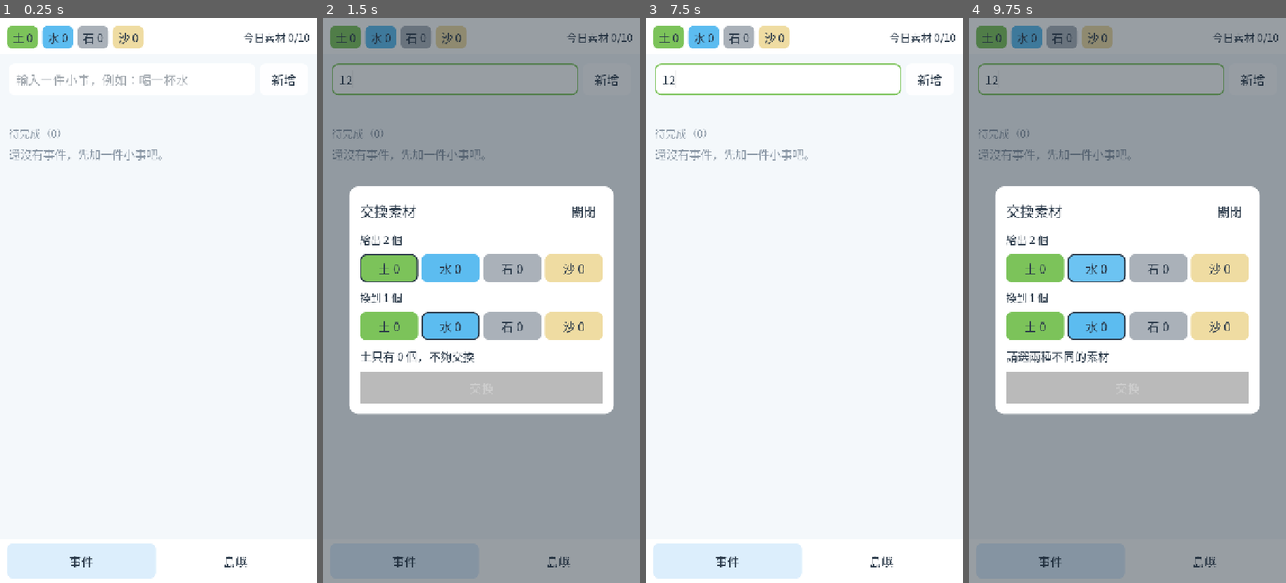
Above: before the commit, frames 1-4 (left to right).
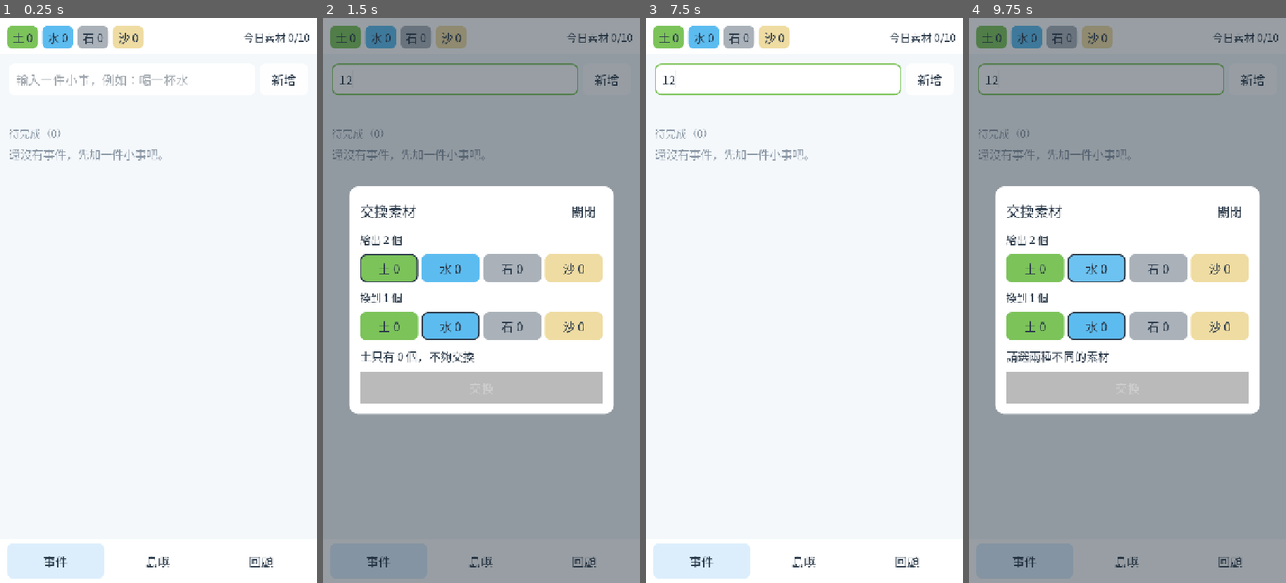
Above: after the commit, the same moments.

Repository: corgi8cm/IsLog
Game: Godot game, scene res://scenes/main.tscn
Two runs of this game, one before a commit and one after it. Both use one fixed random seed, a clock stepped at 60 frames per second and the inputs below.
Inputs (mouse positions are in pixels of both pictures, inside the frame that each line leads up to):
- Up to frame 1 (0.25 s): no input
- Up to frame 2 (1.5 s): click (456, 80) at 0.52 s; type "12" at 0.6 s; click "土 0" at 1.25 s
- Up to frame 3 (7.5 s): click "水 0" at 2 s; click "石 0" at 2.75 s; click "沙 0" at 3.5 s; click "事件" at 4.25 s; click "島嶼" at 5 s; click (905, 560) at 5.75 s, where only the run after the commit has a clickable "回顧"; click "新增" at 6.5 s; click "關閉" at 7.25 s
- Up to frame 4 (9.75 s): click "土 0" at 8 s; click "土 0" at 8.75 s; click "水 0" at 9.5 s

The runs differ from the first frame. In frame 1, 1.4% of the frame differs, in the area x 13-87%, y 93-100%; in frame 2, 0.3%; in frame 3, 1.4%; in frame 4, 0.3%.

Commit message:
事件回顧：統計、月曆、時間軸，可從回顧再做一次
Co-Authored-By: Claude Opus 5.5 <noreply@anthropic.com>

Diff:
--- a/scripts/core/materials.gd
+++ b/scripts/core/materials.gd
@@ -47,6 +47,18 @@
 	return _side_colors.get(type, Color.MAGENTA)
 
 
+## 素材清單 → 「土×2、水、石」。
+static func summary(rewards: Array, empty_text: String = "沒有素材") -> String:
+	if rewards.is_empty():
+		return empty_text
+	var parts := []
+	for t in TYPES:
+		var n := rewards.count(t)
+		if n > 0:
+			parts.append(display_name(t) + ("×%d" % n if n > 1 else ""))
+	return "、".join(parts)
+
+
 static func empty_inventory() -> Dictionary:
 	var inv := {}
 	for t in TYPES:
--- /dev/null
+++ b/scripts/core/review.gd
@@ -0,0 +1,90 @@
+class_name Review
+extends RefCounted
+## 事件回顧：從玩家資料整理出每天完成了什麼、連續天數與常做的事。純邏輯。
+
+
+## 某一天完成的項目。每項：{kind: "event"|"subtask", event, sub, title, rewards, plant, visitor}
+## 子事件只列出「自己打勾、而且母事件不是同一天完成」的那些（同一天完成的會顯示在母事件底下）。
+static func entries_on(data: GameData, date: String) -> Array:
+	var out := []
+	for ev in data.events:
+		if ev.done_date == date:
+			out.append({"kind": "event", "event": ev, "sub": {}, "title": ev.title,
+				"rewards": ev.rewards, "plant": ev.plant, "visitor": ev.visitor, "at": ev.done_at})
+		for sub in ev.subtasks:
+			if sub.done_date == date and sub.self_done and ev.done_date != date:
+				out.append({"kind": "subtask", "event": ev, "sub": sub, "title": sub.title,
+					"rewards": sub.rewards, "plant": "", "visitor": "", "at": sub.done_at})
+	out.sort_custom(func(a, b): return a.at > b.at)
+	return out
+
+
+## 每天完成的件數（一般事件、母事件、自己打勾的子事件各算 1）。回傳 {date: count}。
+static func counts_by_date(data: GameData) -> Dictionary:
+	var counts := {}
+	for ev in data.events:
+		if ev.done_date != "":
+			counts[ev.done_date] = counts.get(ev.done_date, 0) + 1
+		for sub in ev.subtasks:
+			if sub.done_date != "" and sub.self_done:
+				counts[sub.done_date] = counts.get(sub.done_date, 0) + 1
+	return counts
+
+
+## 有完成事件的日期，新的在前。
+static func active_dates(data: GameData) -> Array:
+	var dates := counts_by_date(data).keys()
+	dates.sort()
+	dates.reverse()
+	return dates
+
+
+## 連續照顧天數：從今天往前數，每天都有完成事件的天數；今天還沒完成時從昨天開始算。
+static func streak(data: GameData, today: String) -> int:
+	var counts := counts_by_date(data)
+	var day := today
+	if not counts.has(day):
+		day = IslandData.days_ago(today, 1)
+	var n := 0
+	while counts.has(day):
+		n += 1
+		day = IslandData.days_ago(day, 1)
+	return n
+
+
+## 最常做的事：依完成次數排序的 [標題, 次數]，最多 limit 筆；次數相同時依標題排序。
+static func top_titles(data: GameData, limit: int = 3) -> Array:
+	var counts := {}
+	for ev in data.events:
+		if ev.done_date != "":
+			counts[ev.title] = counts.get(ev.title, 0) + 1
+	var list := []
+	for t in counts:
+		list.append([t, counts[t]])
+	list.sort_custom(func(a, b): return a[1] > b[1] or (a[1] == b[1] and a[0] < b[0]))
+	return list.slice(0, limit)
+
+
+# --- 日期工具 -------------------------------------------------------------
+
+static func parse(date: String) -> Dictionary:
+	return Time.get_datetime_dict_from_datetime_string(date + "T00:00:00", true)
+
+
+static func make_date(year: int, month: int, day: int) -> String:
+	return "%04d-%02d-%02d" % [year, month, day]
+
+
+static func days_in_month(year: int, month: int) -> int:
+	var next := make_date(year + (1 if month == 12 else 0), 1 if month == 12 else month + 1, 1)
+	return int(parse(IslandData.days_ago(next, 1)).day)
+
+
+## 0 = 星期日。
+static func weekday(date: String) -> int:
+	return int(parse(date).weekday)
+
+
+static func label(date: String) -> String:
+	var d := parse(date)
+	return "%d 月 %d 日（%s）" % [d.month, d.day, "日一二三四五六"[int(d.weekday)]]
--- a/scripts/ui/events_page.gd
+++ b/scripts/ui/events_page.gd
@@ -87,7 +87,7 @@
 	if result.capped:
 		lines.append("今天的素材已經拿滿 %d 件了" % GameData.DAILY_LIMIT)
 	else:
-		lines.append("子事件完成：" + _reward_summary(result.rewards))
+		lines.append("子事件完成：" + Materials.summary(result.rewards))
 	if not result.parent.is_empty():
 		lines.append("全部完成！" + _event_reward_line(result.parent))
 	_toast_result(lines, result)
@@ -96,7 +96,7 @@
 func _event_reward_line(result: Dictionary) -> String:
 	if result.capped:
 		return "今天的素材已經拿滿 %d 件了，明天再來！" % GameData.DAILY_LIMIT
-	var text := "獲得素材：" + _reward_summary(result.rewards)
+	var text := "獲得素材：" + Materials.summary(result.rewards)
 	if result.get("bonus", 0) > 0:
 		text += "（子事件加成 +%d）" % result.bonus
 	if result.plant != "":
@@ -110,18 +110,6 @@
 	var capped: bool = result.capped and result.get("parent", {}).get("capped", true)
 	_show_toast("
 ".join(lines), Color("b07a2a") if capped else Color("4f8a34"))
-
-
-## 素材清單 → 「土×2、水、石」
-static func _reward_summary(rewards: Array) -> String:
-	if rewards.is_empty():
-		return "沒有素材"
-	var parts := []
-	for t in Materials.TYPES:
-		var n := rewards.count(t)
-		if n > 0:
-			parts.append(Materials.display_name(t) + ("×%d" % n if n > 1 else ""))
-	return "、".join(parts)
 
 
 func _redo(ev: Dictionary) -> void:
@@ -240,7 +228,7 @@
 		row.add_child(_title_label(sub.title, UiKit.TEXT_COLOR, 26))
 	else:
 		row.add_child(_title_label("✓ " + sub.title, DONE_COLOR, 26))
-		var r := UiKit.label(_reward_summary(sub.rewards), 22)
+		var r := UiKit.label(Materials.summary(sub.rewards), 22)
 		r.add_theme_color_override("font_color", DONE_COLOR)
 		row.add_child(r)
 	row.add_child(_small_button("刪除", Color("f6f0f0"), Game.delete_subtask.bind(ev.id, sub.id)))
@@ -276,7 +264,7 @@
 	if progress.y > 0:
 		title += "（子事件 %d）" % progress.y
 	row.add_child(_title_label(title, DONE_COLOR))
-	var reward_text := _reward_summary(ev.rewards)
+	var reward_text := Materials.summary(ev.rewards)
 	if ev.plant != "":
 		reward_text += "＋" + Catalog.plant_name(ev.plant)
 	var r := UiKit.label(reward_text, 22)
--- a/scripts/ui/main.gd
+++ b/scripts/ui/main.gd
@@ -3,6 +3,7 @@
 
 const EventsPage := preload("res://scripts/ui/events_page.gd")
 const IslandPage := preload("res://scripts/ui/island_page.gd")
+const ReviewPage := preload("res://scripts/ui/review_page.gd")
 
 var _pages: Array[Control] = []
 var _tabs: Array[Button] = []
@@ -29,7 +30,7 @@
 	content.size_flags_vertical = SIZE_EXPAND_FILL
 	content.clip_contents = true
 	col.add_child(content)
-	for page in [EventsPage.new(), IslandPage.new()]:
+	for page in [EventsPage.new(), IslandPage.new(), ReviewPage.new()]:
 		page.set_anchors_preset(PRESET_FULL_RECT)
 		content.add_child(page)
 		_pages.append(page)
@@ -127,7 +128,7 @@
 	var row := HBoxContainer.new()
 	row.add_theme_constant_override("separation", 12)
 	panel.add_child(row)
-	var names := ["事件", "島嶼"]
+	var names := ["事件", "島嶼", "回顧"]
 	for i in names.size():
 		var b := UiKit.button(names[i], _show_page.bind(i))
 		b.size_flags_horizontal = SIZE_EXPAND_FILL
--- /dev/null
+++ b/scripts/ui/review_page.gd
@@ -0,0 +1,258 @@
+extends Control
+## 回顧頁：統計、月曆（點日期看當天）與時間軸（依日期列出全部）。
+
+const PAGE_BG := Color("f4f8fb")
+const MUTED := Color("8a97a5")
+const ACTIVE_LOW := Color("dcefcf")
+const ACTIVE_HIGH := Color("8cc96a")
+const SELECTED_BORDER := Color("2b3a4a")
+const MODE_CALENDAR := 0
+const MODE_TIMELINE := 1
+
+var _mode := MODE_CALENDAR
+var _year := 0
+var _month := 0
+var _selected := ""
+var _content: VBoxContainer
+var _mode_buttons: Array[Button] = []
+var _toast: Label
+
+
+func _ready() -> void:
+	var bg := ColorRect.new()
+	bg.color = PAGE_BG
+	bg.set_anchors_preset(PRESET_FULL_RECT)
+	add_child(bg)
+
+	var scroll := ScrollContainer.new()
+	scroll.set_anchors_preset(PRESET_FULL_RECT)
+	scroll.horizontal_scroll_mode = ScrollContainer.SCROLL_MODE_DISABLED
+	add_child(scroll)
+	var margin := MarginContainer.new()
+	margin.size_flags_horizontal = SIZE_EXPAND_FILL
+	for side in ["left", "right", "top", "bottom"]:
+		margin.add_theme_constant_override("margin_" + side, 20)
+	scroll.add_child(margin)
+	_content = VBoxContainer.new()
+	_content.add_theme_constant_override("separation", 14)
+	margin.add_child(_content)
+
+	var today := Review.parse(Game.today())
+	_year = today.year
+	_month = today.month
+	_selected = Game.today()
+	Game.changed.connect(_rebuild)
+	visibility_changed.connect(func(): if visible: _rebuild())
+	_rebuild()
+
+
+func _rebuild() -> void:
+	if not is_inside_tree():
+		return
+	for c in _content.get_children():
+		c.queue_free()
+	_mode_buttons.clear()
+	_content.add_child(_stats_card())
+	_content.add_child(_mode_bar())
+	_toast = UiKit.label("", 24)
+	_toast.add_theme_color_override("font_color", Color("4f8a34"))
+	_toast.horizontal_alignment = HORIZONTAL_ALIGNMENT_CENTER
+	_toast.visible = false
+	_content.add_child(_toast)
+	if _mode == MODE_CALENDAR:
+		_content.add_child(_calendar())
+		_content.add_child(_day_section(_selected))
+	else:
+		var dates := Review.active_dates(Game.data)
+		if dates.is_empty():
+			_content.add_child(_muted("還沒有完成的事件。完成一件小事，這裡就會開始記錄。"))
+		for d in dates:
+			_content.add_child(_day_section(d))
+
+
+# --- 統計 ---------------------------------------------------------------
+
+func _stats_card() -> Control:
+	var panel := _card(Color.WHITE)
+	var col: VBoxContainer = panel.get_child(0)
+	var row := HBoxContainer.new()
+	row.add_theme_constant_override("separation", 10)
+	col.add_child(row)
+	var streak := Review.streak(Game.data, Game.today())
+	for item in [["累計完成", "%d 件" % Game.data.total_completed],
+			["連續照顧", "%d 天" % streak],
+			["記錄天數", "%d 天" % Review.active_dates(Game.data).size()]]:
+		var box := VBoxContainer.new()
+		box.size_flags_horizontal = SIZE_EXPAND_FILL
+		var n := UiKit.label(item[1], 34)
+		n.horizontal_alignment = HORIZONTAL_ALIGNMENT_CENTER
+		var t := _muted(item[0], 22)
+		t.horizontal_alignment = HORIZONTAL_ALIGNMENT_CENTER
+		box.add_child(n)
+		box.add_child(t)
+		row.add_child(box)
+	var top := Review.top_titles(Game.data, 3)
+	if not top.is_empty():
+		var names := []
+		for t in top:
+			names.append("%s ×%d" % [t[0], t[1]])
+		var l := _muted("最常做的事：" + "、".join(names), 24)
+		l.autowrap_mode = TextServer.AUTOWRAP_WORD_SMART
+		col.add_child(l)
+	return panel
+
+
+func _mode_bar() -> Control:
+	var row := HBoxContainer.new()
+	row.add_theme_constant_override("separation", 10)
+	for i in 2:
+		var b := UiKit.button(["日曆", "時間軸"][i], _set_mode.bind(i))
+		b.size_flags_horizontal = SIZE_EXPAND_FILL
+		b.add_theme_stylebox_override("normal", UiKit.box(Color("dceefc") if _mode == i else Color.WHITE, 14))
+		row.add_child(b)
+		_mode_buttons.append(b)
+	return row
+
+
+func _set_mode(mode: int) -> void:
+	_mode = mode
+	_rebuild()
+
+
+# --- 月曆 ---------------------------------------------------------------
+
+func _calendar() -> Control:
+	var panel := _card(Color.WHITE)
+	var col: VBoxContainer = panel.get_child(0)
+	var head := HBoxContainer.new()
+	col.add_child(head)
+	head.add_child(UiKit.button("‹", _shift_month.bind(-1)))
+	var title := UiKit.label("%d 年 %d 月" % [_year, _month], 30)
+	title.size_flags_horizontal = SIZE_EXPAND_FILL
+	title.horizontal_alignment = HORIZONTAL_ALIGNMENT_CENTER
+	head.add_child(title)
+	head.add_child(UiKit.button("›", _shift_month.bind(1)))
+
+	var grid := GridContainer.new()
+	grid.columns = 7
+	grid.add_theme_constant_override("h_separation", 6)
+	grid.add_theme_constant_override("v_separation", 6)
+	col.add_child(grid)
+	for w in "日一二三四五六":
+		var l := _muted(w, 22)
+		l.horizontal_alignment = HORIZONTAL_ALIGNMENT_CENTER
+		l.size_flags_horizontal = SIZE_EXPAND_FILL
+		grid.add_child(l)
+	var first := Review.make_date(_year, _month, 1)
+	for i in Review.weekday(first):
+		grid.add_child(Control.new())
+	var counts := Review.counts_by_date(Game.data)
+	var today := Game.today()
+	for day in Review.days_in_month(_year, _month):
+		var date := Review.make_date(_year, _month, day + 1)
+		var n: int = counts.get(date, 0)
+		var bg := Color("f1f4f7")
+		if n > 0:
+			bg = ACTIVE_LOW.lerp(ACTIVE_HIGH, clampf((n - 1) / 5.0, 0.0, 1.0))
+		var b := Button.new()
+		b.text = str(day + 1)
+		b.focus_mode = FOCUS_NONE
+		b.size_flags_horizontal = SIZE_EXPAND_FILL
+		b.custom_minimum_size = Vector2(0, 64)
+		b.add_theme_font_size_override("font_size", 24)
+		var border := SELECTED_BORDER if date == _selected else (Color("7cc35a") if date == today else Color.TRANSPARENT)
+		var sb := UiKit.box(bg, 10, border)
+		sb.set_content_margin_all(4)
+		for state in ["normal", "hover", "pressed"]:
+			b.add_theme_stylebox_override(state, sb)
+		b.pressed.connect(_select_date.bind(date))
+		grid.add_child(b)
+	return panel
+
+
+func _shift_month(delta: int) -> void:
+	_month += delta
+	if _month < 1:
+		_month = 12
+		_year -= 1
+	elif _month > 12:
+		_month = 1
+		_year += 1
+	_rebuild()
+
+
+func _select_date(date: String) -> void:
+	_selected = date
+	_rebuild()
+
+
+# --- 某一天 -------------------------------------------------------------
+
+func _day_section(date: String) -> Control:
+	var col := VBoxContainer.new()
+	col.add_theme_constant_override("separation", 8)
+	var entries := Review.entries_on(Game.data, date)
+	var head := _muted("%s · %d 件" % [Review.label(date), entries.size()], 24)
+	col.add_child(head)
+	if entries.is_empty():
+		col.add_child(_muted("這天沒有完成的事件。", 24))
+	for e in entries:
+		col.add_child(_entry_card(e))
+	return col
+
+
+func _entry_card(e: Dictionary) -> Control:
+	var panel := _card(Color.WHITE)
+	var col: VBoxContainer = panel.get_child(0)
+	var row := HBoxContainer.new()
+	row.add_theme_constant_override("separation", 10)
+	col.add_child(row)
+	var title: String = e.title
+	if e.kind == "subtask":
+		title = "%s（%s 的子事件）" % [e.title, e.event.title]
+	var t := UiKit.label("✓ " + title, 28)
+	t.size_flags_horizontal = SIZE_EXPAND_FILL
+	t.autowrap_mode = TextServer.AUTOWRAP_WORD_SMART
+	row.add_child(t)
+	if e.kind == "event":
+		row.add_child(UiKit.button("再做一次", _redo.bind(e.event)))
+	if e.kind == "event" and not e.event.subtasks.is_empty():
+		var subs := []
+		for sub in e.event.subtasks:
+			subs.append(sub.title)
+		var s := _muted("子事件：" + "、".join(subs), 22)
+		s.autowrap_mode = TextServer.AUTOWRAP_WORD_SMART
+		col.add_child(s)
+	var parts := ["素材：" + Materials.summary(e.rewards, "沒有")]
+	if e.plant != "":
+		parts.append("植物：" + Catalog.plant_name(e.plant))
+	if e.visitor != "":
+		parts.append("來訪：" + Catalog.animal_name(e.visitor))
+	col.add_child(_muted("　".join(parts), 22))
+	return panel
+
+
+func _redo(ev: Dictionary) -> void:
+	var titles := []
+	for sub in ev.subtasks:
+		titles.append(sub.title)
+	Game.add_event(ev.title, titles)
+	_toast.text = "已加回待完成：" + ev.title
+	_toast.visible = true
+
+
+# --- 小工具 -------------------------------------------------------------
+
+func _card(bg: Color) -> PanelContainer:
+	var panel := PanelContainer.new()
+	panel.add_theme_stylebox_override("panel", UiKit.box(bg, 16))
+	var col := VBoxContainer.new()
+	col.add_theme_constant_override("separation", 8)
+	panel.add_child(col)
+	return panel
+
+
+func _muted(text: String, font_size: int = 24) -> Label:
+	var l := UiKit.label(text, font_size)
+	l.add_theme_color_override("font_color", MUTED)
+	return l
--- a/tests/run_tests.gd
+++ b/tests/run_tests.gd
@@ -174,6 +174,53 @@
 func test_draw_order_back_to_front() -> void:
 	check(Iso.draw_key(Vector2i(0, 0), 9) < Iso.draw_key(Vector2i(1, 0), 0), "後方高處應先畫")
 	check(Iso.draw_key(Vector2i(2, 2), 0) < Iso.draw_key(Vector2i(2, 2), 1), "同位置低的先畫")
+
+
+# --- 事件回顧 -------------------------------------------------------------
+
+func test_review_entries_and_counts() -> void:
+	var g := GameData.new()
+	var rng := _rng()
+	var a := g.add_event("喝水", 10)
+	g.complete_event(a.id, "2026-11-10", 100, rng)
+	var p := g.add_event("整理房間", 10, ["收衣服", "擦桌子"])
+	g.complete_subtask(p.id, p.subtasks[0].id, "2026-11-10", 200, rng)
+	g.complete_subtask(p.id, p.subtasks[1].id, "2026-11-11", 300, rng)
+	var e10 := Review.entries_on(g, "2026-11-10")
+	check(e10.size() == 2, "11/10：喝水 + 子事件收衣服")
+	check(e10[0].kind == "subtask" and e10[0].title == "收衣服", "較晚完成的排前面")
+	var e11 := Review.entries_on(g, "2026-11-11")
+	check(e11.size() == 1 and e11[0].kind == "event", "11/11：母事件自動完成，同天完成的子事件併在母事件裡")
+	var counts := Review.counts_by_date(g)
+	check(counts["2026-11-10"] == 2 and counts["2026-11-11"] == 2, "每天件數含子事件")
+	check(Review.active_dates(g) == ["2026-11-11", "2026-11-10"], "日期新的在前")
+
+
+func test_review_streak() -> void:
+	var g := GameData.new()
+	var rng := _rng()
+	for d in ["2026-11-05", "2026-11-07", "2026-11-08", "2026-11-09"]:
+		g.complete_event(g.add_event("x", 0).id, d, 0, rng)
+	check(Review.streak(g, "2026-11-09") == 3, "今天有完成：連續 3 天")
+	check(Review.streak(g, "2026-11-10") == 3, "今天還沒完成：從昨天算起")
+	check(Review.streak(g, "2026-11-11") == 0, "斷掉了")
+
+
+func test_review_top_titles() -> void:
+	var g := GameData.new()
+	var rng := _rng()
+	for t in ["喝水", "散步", "喝水", "讀書", "喝水", "散步"]:
+		g.complete_event(g.add_event(t, 0).id, "2026-11-10", 0, rng)
+	g.add_event("喝水", 0)
+	var top := Review.top_titles(g, 2)
+	check(top == [["喝水", 3], ["散步", 2]], "最常做的事（未完成的不算）")
+
+
+func test_review_dates() -> void:
+	check(Review.days_in_month(2026, 2) == 28 and Review.days_in_month(2028, 2) == 29, "二月天數")
+	check(Review.days_in_month(2026, 12) == 31, "十二月天數")
+	check(Review.weekday("2026-11-12") == 4, "2026-11-12 是星期四")
+	check(Review.label("2026-11-12") == "11 月 12 日（四）", "日期標籤")
 
 
 func test_exchange_two_for_one() -> void:
--- a/tests/screenshot.gd
+++ b/tests/screenshot.gd
@@ -17,6 +17,11 @@
 		game.add_event(title)
 	for i in 2:
 		game.complete_event(game.data.events[i].id)
+	for back in [1, 2, 3, 5, 6, 9]:
+		var date := IslandData.days_ago(game.today(), back)
+		for k in (back % 3) + 1:
+			var ev: Dictionary = game.data.add_event(["散步十分鐘", "喝一杯水", "伸展一分鐘"][k], 0)
+			game.data.complete_event(ev.id, date, 0, game.rng)
 	var room: Dictionary = game.add_event("整理房間", ["收衣服", "擦桌子", "倒垃圾"])
 	game.complete_subtask(room.id, room.subtasks[0].id)
 	var book: Dictionary = game.add_event("讀完一本書", ["第一章", "第二章"])
@@ -65,6 +70,11 @@
 	game.tick()
 	page.view.zoom = 1.0
 	await _shot(out_dir, "island_faded.png")
+	main.call("_show_page", 2)
+	await _shot(out_dir, "review.png")
+	var review = main.get("_pages")[2]
+	review.call("_set_mode", 1)
+	await _shot(out_dir, "review_timeline.png")
 	_remove_dir("user://screenshot_demo")
 	quit()
 
Not shown, added: scripts/core/review.gd.uid
Not shown, added: scripts/ui/review_page.gd.uid
